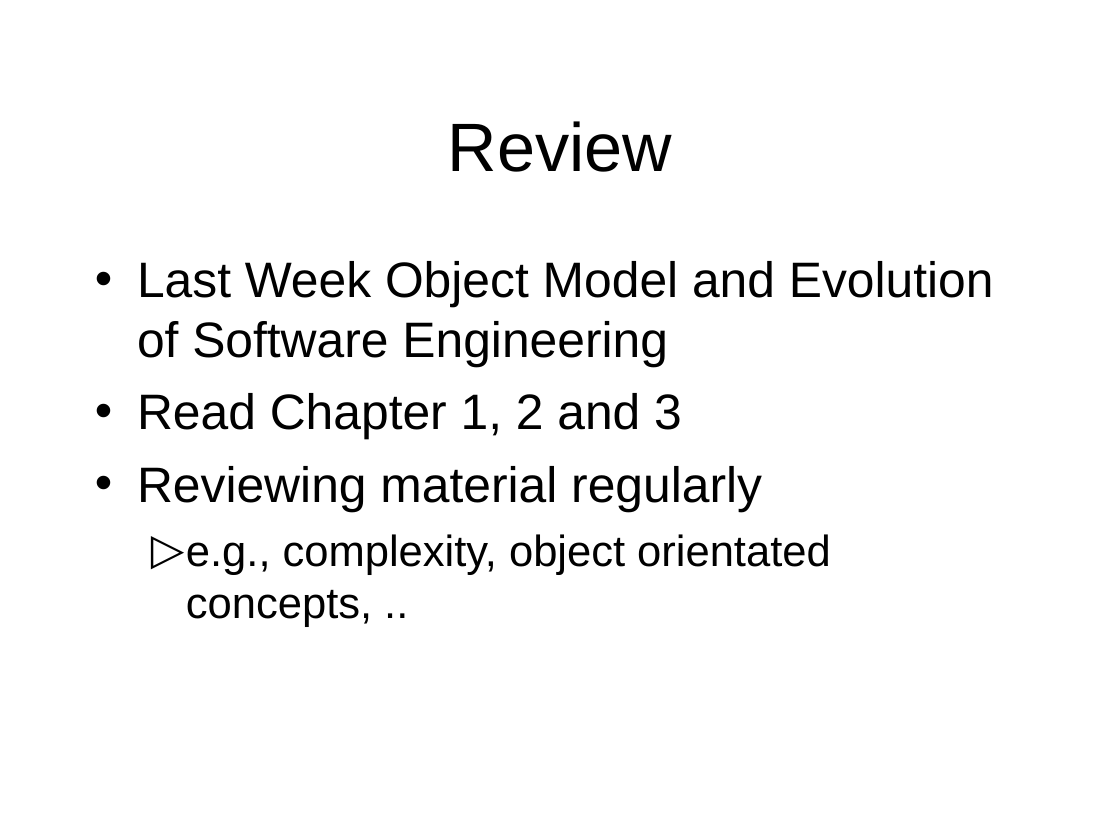
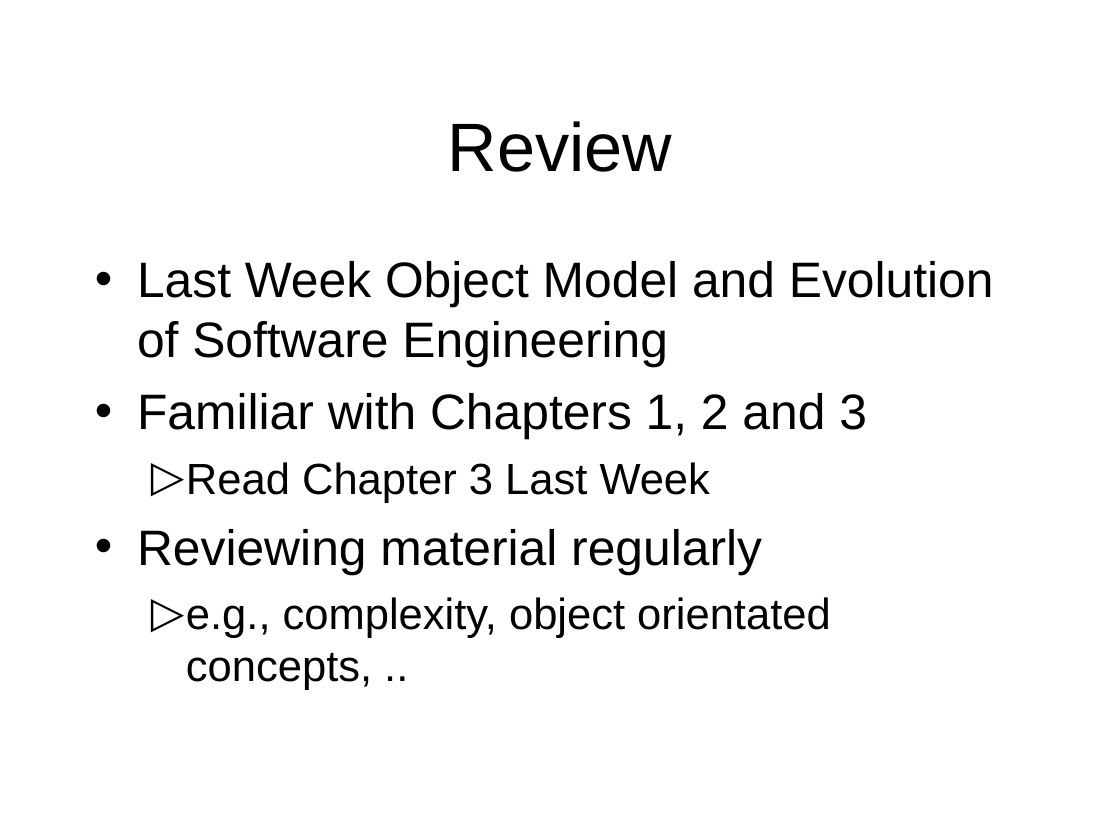
Before and after one commit to octaviordz/zjnu2017.github.io, a slide deck: slide 3 of OOAD/lectures/040--Classes.and.Objects.ppt. Drawn at 1120x840 pixels with LibreOffice and Linux fonts; fonts in the diff are those of the drawing. Boxes give left, top, right and bottom in pixels: in the first picture for what was removed or moved away, otherwise in the second. Text is boxed around its words. In the diff, an @@ line names an element or a change of style, - is before the commit and + after.

```diff
--- a/OOAD/lectures/040--Classes.and.Objects.ppt
+++ b/OOAD/lectures/040--Classes.and.Objects.ppt
@@ text at [137, 393, 867, 503]: text changed @@
-• Read Chapter 1, 2 and 3
+• Familiar with Chapters 1, 2 and 3
+  ▷ Read Chapter 3 Last Week
```
Also in this commit, not shown: 10 other slides changed, 27 slides added, 1 other file.
